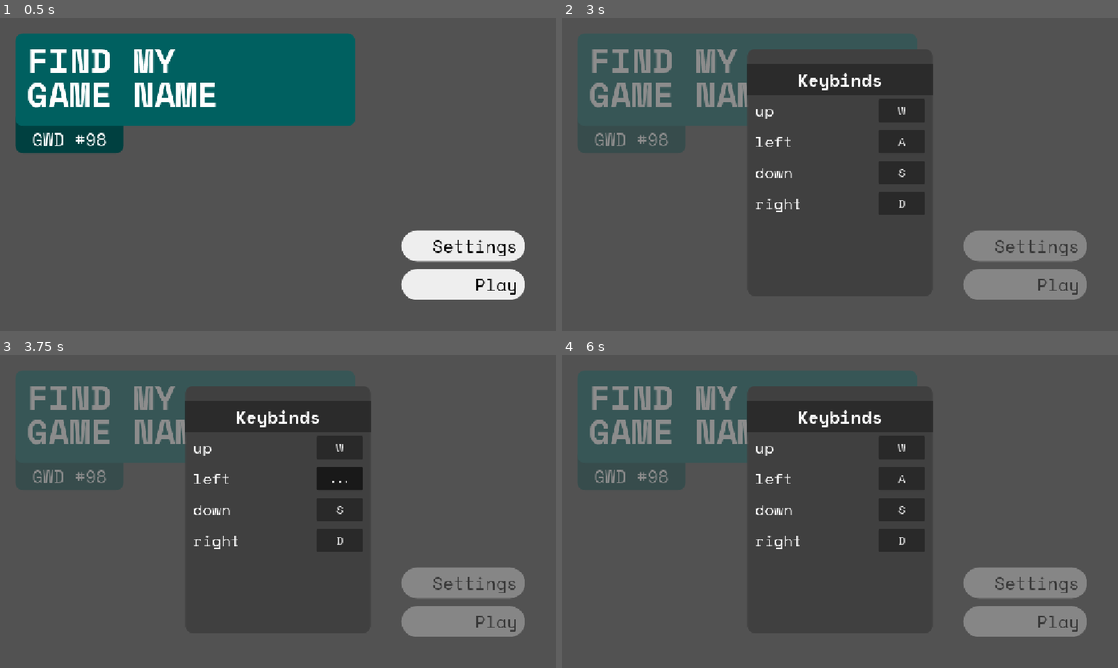
Above: before the commit, frames 1-4 (two rows, left to right).
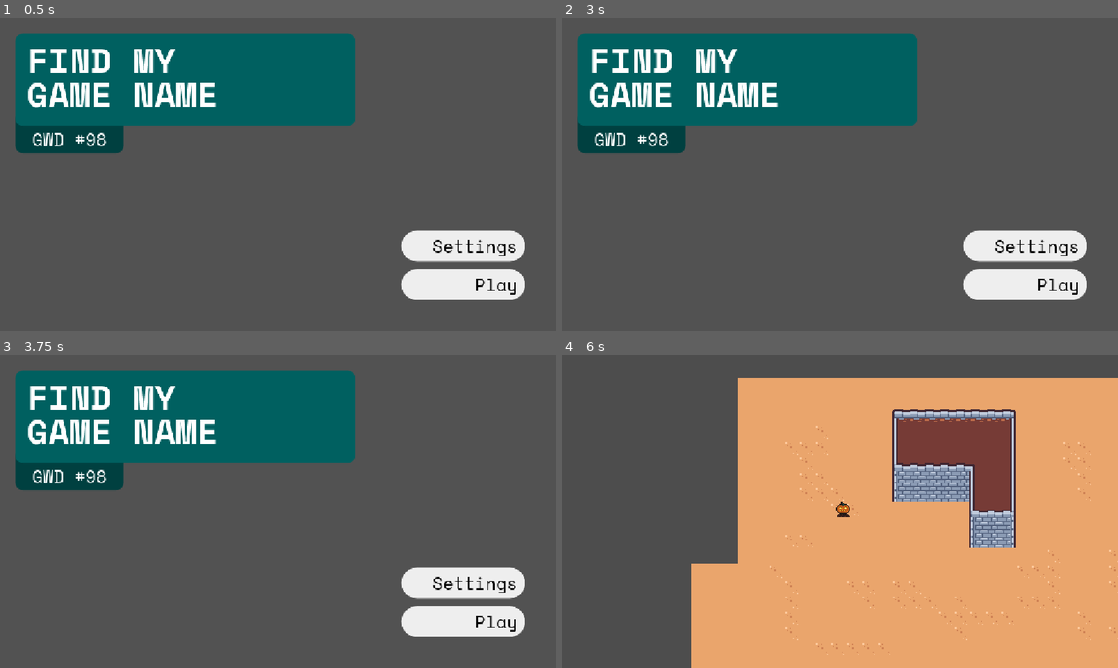
Above: after the commit, the same moments.

Repository: TurbogamesDev/godot-wild-jam-98
Game: Godot game, scene res://assets/scenes/ui/main_menu.tscn
The game is run twice, just before and just after one commit, with the same random seed, the same clock (stepped at 60 frames per second) and the same inputs.
Inputs (mouse positions are in pixels of both pictures, inside the frame that each line leads up to):
- Up to frame 1 (0.5 s): no input
- Up to frame 2 (3 s): click "Settings" at 0.5 s; click "W" at 1.25 s; click "..." at 2 s; click (923, 55) at 2.75 s, where only the run after the commit has a clickable "X"
- Up to frame 3 (3.75 s): click (339, 480) at 3.5 s, where only the run before the commit has a clickable "A"
- Up to frame 4 (6 s): click (901, 508) at 4.25 s, where only the run before the commit has a clickable "S"; click (901, 539) at 5 s, where only the run before the commit has a clickable "D"; click "Play" at 5.75 s

Frame 1 is identical in both runs. In frame 2, 26% of the frame differs, in the area x 2-95%, y 4-90%; in frame 3, 26%; in frame 4, 68%, in the area x 5-100%, y 7-100%.

Commit message:
Add close button to settings menu

Diff:
--- /dev/null
+++ b/assets/scenes/ui/close_button.tscn
@@ -0,0 +1,14 @@
+[gd_scene format=3 uid="uid://dnelf82owdqyt"]
+
+[ext_resource type="FontFile" uid="uid://bi4e1wutdaoch" path="res://assets/fonts/Space_Mono/SpaceMono-Bold.ttf" id="1_f4do6"]
+[ext_resource type="Script" uid="uid://r4kvohubutqo" path="res://assets/scripts/ui_script/close_button.gd" id="2_3ae4r"]
+
+[node name="CloseButton" type="Button" unique_id=1812870772]
+offset_right = 32.0
+offset_bottom = 32.0
+theme_override_fonts/font = ExtResource("1_f4do6")
+theme_override_font_sizes/font_size = 16
+text = "X"
+script = ExtResource("2_3ae4r")
+
+[connection signal="pressed" from="." to="." method="_on_pressed"]
--- a/assets/scenes/ui/settings_menu.tscn
+++ b/assets/scenes/ui/settings_menu.tscn
@@ -2,6 +2,7 @@
 
 [ext_resource type="FontFile" uid="uid://bi4e1wutdaoch" path="res://assets/fonts/Space_Mono/SpaceMono-Bold.ttf" id="1_d2kkn"]
 [ext_resource type="PackedScene" uid="uid://l3cbwgo7cb1b" path="res://assets/scenes/ui/control_remap_item.tscn" id="1_syw1e"]
+[ext_resource type="PackedScene" uid="uid://dnelf82owdqyt" path="res://assets/scenes/ui/close_button.tscn" id="3_4jyve"]
 
 [sub_resource type="StyleBoxFlat" id="StyleBoxFlat_xepy2"]
 bg_color = Color(0.2509804, 0.2509804, 0.2509804, 1)
@@ -9,6 +10,18 @@
 corner_radius_top_right = 16
 corner_radius_bottom_right = 16
 corner_radius_bottom_left = 16
+
+[sub_resource type="StyleBoxFlat" id="StyleBoxFlat_3ae4r"]
+bg_color = Color(0, 0, 0, 0.33333334)
+corner_radius_top_right = 16
+
+[sub_resource type="StyleBoxFlat" id="StyleBoxFlat_bveri"]
+bg_color = Color(0, 0, 0, 0.5686275)
+corner_radius_top_right = 16
+
+[sub_resource type="StyleBoxFlat" id="StyleBoxFlat_4jyve"]
+bg_color = Color(0, 0, 0, 0.4509804)
+corner_radius_top_right = 16
 
 [sub_resource type="StyleBoxFlat" id="StyleBoxFlat_qc24j"]
 bg_color = Color(0, 0, 0, 0.33333334)
@@ -41,6 +54,16 @@
 offset_right = 768.0
 offset_bottom = 576.0
 theme_override_styles/panel = SubResource("StyleBoxFlat_xepy2")
+
+[node name="CloseButton" parent="Panel" unique_id=1812870772 node_paths=PackedStringArray("controlToClose") instance=ExtResource("3_4jyve")]
+layout_mode = 0
+offset_left = 352.0
+offset_right = 384.0
+theme_override_styles/normal = SubResource("StyleBoxFlat_3ae4r")
+theme_override_styles/pressed = SubResource("StyleBoxFlat_bveri")
+theme_override_styles/hover = SubResource("StyleBoxFlat_4jyve")
+theme_override_styles/hover_pressed = SubResource("StyleBoxFlat_bveri")
+controlToClose = NodePath("../..")
 
 [node name="Section_1" type="Label" parent="Panel" unique_id=589778024]
 layout_mode = 0
--- /dev/null
+++ b/assets/scripts/ui_script/close_button.gd
@@ -0,0 +1,7 @@
+extends Button
+class_name CloseButton
+
+@export var controlToClose: Control
+
+func _on_pressed() -> void:
+	controlToClose.visible = false
--- /dev/null
+++ b/assets/scripts/ui_script/close_button.tscn
@@ -0,0 +1,5 @@
+[gd_scene format=3 uid="uid://esut5lj6iiey"]
+
+[node name="Button" type="Button" unique_id=64530945]
+offset_right = 8.0
+offset_bottom = 8.0
Not shown, added: assets/scripts/ui_script/close_button.gd.uid
